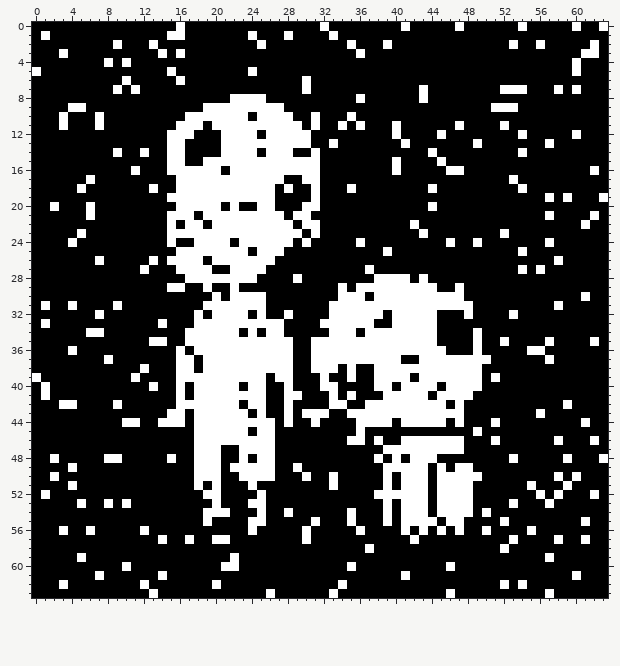
Edited in one commit: pixel-art sprite (resources/images/zoomed_w_noise/kusozu.png). Above, as it was before the edit.
The file is 256x256 pixels, drawn in blocks of 4x4; one block is one cell here.
The result:
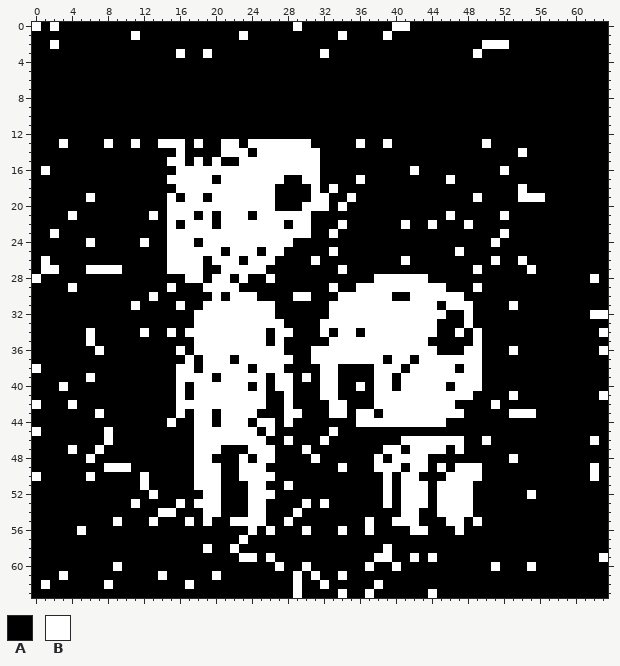
Palette (. is transparent): A #000000  B #ffffff
From old to new:
y 0: x 0 A -> B; x 2 A -> B; x 16 B -> A; x 29 A -> B; x 32 B -> A; x 40 A -> B; x 47 B -> A; x 54 B -> A; x 60 B -> A; x 63 B -> A
y 1: x 1 B -> A; x 11 A -> B; x 15..16 BB -> AA; x 23..24 AB -> BA; x 28 B -> A; x 33..34 BA -> AB; x 39 A -> B
y 2: x 2 A -> B; x 9 B -> A; x 13 B -> A; x 25 B -> A; x 35 B -> A; x 39 B -> A; x 50..53 AAAB -> BBBA; x 56 B -> A; x 62 B -> A
y 3: x 3 B -> A; x 14 B -> A; x 19 A -> B; x 32 A -> B; x 36 B -> A; x 49 A -> B; x 61..62 BB -> AA
y 4: x 8 B -> A; x 10 B -> A; x 60 B -> A
y 5: x 0 B -> A; x 15 B -> A; x 24 B -> A; x 60 B -> A
y 6: x 10 B -> A; x 16 B -> A; x 30 B -> A
y 7: x 9 B -> A; x 11 B -> A; x 30 B -> A; x 43 B -> A; x 52..54 BBB -> AAA; x 58 B -> A; x 60 B -> A
y 8: x 22..25 BBBB -> AAAA; x 36 B -> A; x 43 B -> A
y 9: x 4..5 BB -> AA; x 19..27 BBBBBBBBB -> AAAAAAAAA; x 51..53 BBB -> AAA
y 10: x 3 B -> A; x 7 B -> A; x 17..23 BBBBBBB -> AAAAAAA; x 25..28 BBBB -> AAAA; x 31 B -> A; x 35 B -> A
y 11: x 3 B -> A; x 7 B -> A; x 16..18 BBB -> AAA; x 20..29 BBBBBBBBBB -> AAAAAAAAAA; x 31 B -> A; x 34 B -> A; x 36 B -> A; x 40 B -> A; x 47 B -> A; x 52 B -> A
y 12: x 15..17 BBB -> AAA; x 21..24 BBBB -> AAAA; x 26..30 BBBBB -> AAAAA; x 40 B -> A; x 45 B -> A; x 54 B -> A; x 60 B -> A
y 13: x 3 A -> B; x 8 A -> B; x 11 A -> B; x 14 A -> B; x 18 A -> B; x 23 B -> A; x 33 B -> A; x 36 A -> B; x 39 A -> B; x 41 B -> A; x 49..50 BA -> AB; x 57 B -> A
y 14: x 9 B -> A; x 12 B -> A; x 15 B -> A; x 24..25 BA -> AB; x 29..30 AA -> BB; x 44 B -> A
y 15: x 18..19 AB -> BA; x 21..22 BB -> AA; x 40 B -> A; x 45 B -> A
y 16: x 1 A -> B; x 11 B -> A; x 15 B -> A; x 21 A -> B; x 40 B -> A; x 42 A -> B; x 46..47 BB -> AA; x 52 A -> B; x 62 B -> A
y 17: x 6 B -> A; x 15 A -> B; x 20 B -> A; x 36 A -> B; x 46 A -> B; x 53 B -> A
y 18: x 5 B -> A; x 13 B -> A; x 28 B -> A; x 33 A -> B; x 35 B -> A; x 44 B -> A
y 19: x 6 A -> B; x 16 B -> A; x 19 B -> A; x 32 A -> B; x 35 A -> B; x 49 A -> B; x 54..57 AAAB -> BBBA; x 59 B -> A; x 63 B -> A
y 20: x 2 B -> A; x 6 B -> A; x 15 A -> B; x 21 A -> B; x 23..24 AA -> BB; x 32 A -> B; x 34 A -> B; x 44 B -> A
y 21: x 4 A -> B; x 6 B -> A; x 13 A -> B; x 20 B -> A; x 24 B -> A; x 28 A -> B; x 46 A -> B; x 52 A -> B; x 57 B -> A; x 62 B -> A
y 22: x 19..20 AB -> BA; x 28..29 BA -> AB; x 31 B -> A; x 34 A -> B; x 41..42 AB -> BA; x 44 A -> B; x 48 A -> B; x 61 B -> A
y 23: x 2 A -> B; x 5 B -> A; x 30..31 AB -> BA; x 33 A -> B; x 43 B -> A
y 24: x 4 B -> A; x 6 A -> B; x 12 A -> B; x 16..18 AAB -> BBA; x 22 A -> B; x 30 B -> A; x 36 B -> A; x 46 B -> A; x 49 B -> A; x 51 A -> B; x 57 B -> A
y 25: x 15 A -> B; x 21 B -> A; x 24..25 AB -> BA; x 33 A -> B; x 39 B -> A; x 47 A -> B; x 54 B -> A
y 26: x 1 A -> B; x 7 B -> A; x 13 B -> A; x 23 B -> A; x 31 A -> B; x 41 A -> B; x 51 A -> B; x 54 A -> B; x 58 B -> A
y 27: x 1..2 AA -> BB; x 6..9 AAAA -> BBBB; x 12 B -> A; x 15 A -> B; x 19 B -> A; x 21 A -> B; x 34 A -> B; x 37 B -> A; x 49 A -> B; x 54..56 BAB -> ABA
y 28: x 0 A -> B; x 19 B -> A; x 22 B -> A; x 24 B -> A; x 26 A -> B; x 29 B -> A; x 42 A -> B; x 62 A -> B
y 29: x 4 A -> B; x 16 B -> A; x 20..21 AA -> BB; x 33..34 AB -> BA; x 45 A -> B; x 47 B -> A; x 49 A -> B
y 30: x 13 A -> B; x 25 B -> A; x 29..30 AA -> BB; x 37 A -> B; x 40..41 BB -> AA; x 61 B -> A
y 31: x 1 B -> A; x 4 B -> A; x 9 B -> A; x 11 A -> B; x 16 A -> B; x 26 A -> B; x 45 B -> A; x 53 A -> B; x 58 B -> A
y 32: x 7 B -> A; x 19 A -> B; x 24 A -> B; x 26 A -> B; x 28 B -> A; x 39 A -> B; x 45 A -> B; x 53 B -> A; x 62..63 AA -> BB
y 33: x 1 B -> A; x 14 B -> A; x 38..39 AA -> BB; x 48 A -> B
y 34: x 7 B -> A; x 12 A -> B; x 15 A -> B; x 23 A -> B; x 25..26 AB -> BA; x 28 A -> B; x 32..33 AB -> BA; x 47 A -> B; x 63 A -> B
y 35: x 6 A -> B; x 13..14 BB -> AA; x 17 B -> A; x 26 B -> A; x 28 B -> A; x 31..32 BB -> AA; x 44 B -> A; x 52 B -> A; x 57 B -> A; x 62 B -> A
y 36: x 4 B -> A; x 7 A -> B; x 28 B -> A; x 45 B -> A; x 48 A -> B; x 53 A -> B; x 55..56 BB -> AA; x 63 A -> B
y 37: x 8 B -> A; x 16 B -> A; x 22 B -> A; x 39 B -> A; x 41 A -> B; x 50 B -> A; x 57 B -> A
y 38: x 0 A -> B; x 12 B -> A; x 24 B -> A; x 28 B -> A; x 31 B -> A; x 35 B -> A; x 41 B -> A; x 47 B -> A
y 39: x 0 B -> A; x 6 A -> B; x 11 B -> A; x 20 B -> A; x 30 A -> B; x 33 A -> B; x 35 B -> A; x 40 B -> A; x 42 A -> B; x 51 B -> A
y 40: x 1 B -> A; x 3 A -> B; x 13 B -> A; x 23..24 AB -> BA; x 27 A -> B; x 36 A -> B; x 45..46 AB -> BA
y 41: x 1 B -> A; x 29 B -> A; x 32 A -> B; x 35 B -> A; x 38 A -> B; x 44 A -> B; x 53 A -> B; x 63 A -> B
y 42: x 0 A -> B; x 3 B -> A; x 9 B -> A; x 23 A -> B; x 37 B -> A; x 46..47 AB -> BA; x 51 A -> B; x 59 B -> A
y 43: x 7 A -> B; x 15 B -> A; x 20 B -> A; x 24..25 AB -> BA; x 29..35 ABBBAAB -> BAAABBA; x 38 B -> A; x 53..56 AAAB -> BBBA
y 44: x 10..11 BB -> AA; x 14 B -> A; x 16 B -> A; x 20 B -> A; x 24 B -> A; x 31 B -> A; x 40 A -> B; x 47 B -> A; x 51 B -> A; x 61 B -> A
y 45: x 0 A -> B; x 8 A -> B; x 24..25 AB -> BA; x 33 A -> B; x 36 B -> A; x 49 B -> A
y 46: x 8 A -> B; x 26 B -> A; x 28 A -> B; x 32 A -> B; x 35..36 BB -> AA; x 38 B -> A; x 50..51 AB -> BA; x 58 B -> A
y 47: x 4 A -> B; x 7 A -> B; x 23 B -> A; x 30 A -> B; x 41 B -> A; x 46 B -> A
y 48: x 2 B -> A; x 6 A -> B; x 8..9 BB -> AA; x 15 B -> A; x 20 B -> A; x 31 A -> B; x 41 A -> B; x 44 B -> A; x 59 B -> A; x 63 B -> A
y 49: x 4 B -> A; x 8..10 AAA -> BBB; x 22 B -> A; x 26 B -> A; x 29 B -> A; x 34 A -> B; x 38 A -> B; x 41 B -> A; x 49 A -> B; x 62 A -> B
y 50: x 0 A -> B; x 2 B -> A; x 6 A -> B; x 12 A -> B; x 30 B -> A; x 33 B -> A; x 43 B -> A; x 45 B -> A; x 58 B -> A; x 60 B -> A; x 62 A -> B
y 51: x 4 B -> A; x 12 A -> B; x 19 A -> B; x 25 A -> B; x 28 A -> B; x 33 B -> A; x 55 B -> A; x 59 B -> A
y 52: x 1 B -> A; x 13 A -> B; x 24 A -> B; x 26 A -> B; x 38 B -> A; x 40 B -> A; x 55..56 AB -> BA; x 58 B -> A; x 62 B -> A
y 53: x 5 B -> A; x 8 B -> A; x 10..11 BA -> AB; x 16 A -> B; x 18..19 AA -> BB; x 30 A -> B; x 32 A -> B; x 53 B -> A; x 57 B -> A
y 54: x 14..15 AA -> BB; x 21 B -> A; x 24 A -> B; x 28..29 BA -> AB; x 35 B -> A; x 39 B -> A; x 43 B -> A; x 50 B -> A
y 55: x 9 A -> B; x 13 A -> B; x 17 A -> B; x 22..23 AA -> BB; x 28 A -> B; x 31 B -> A; x 35 B -> A; x 37 A -> B; x 39..40 BA -> AB; x 43..44 BB -> AA; x 49 A -> B; x 52 B -> A; x 61 B -> A
y 56: x 3 B -> A; x 5..6 AB -> BA; x 12 B -> A; x 26 A -> B; x 34 A -> B; x 36..37 BA -> AB; x 41..42 BA -> AB; x 45 B -> A; x 50 B -> A; x 55 B -> A
y 57: x 14 B -> A; x 17 B -> A; x 20..21 BB -> AA; x 23 A -> B; x 30 B -> A; x 42 B -> A; x 53 B -> A; x 58 B -> A; x 61 B -> A
y 58: x 19 A -> B; x 22 A -> B; x 37 B -> A; x 39 A -> B; x 52 B -> A
y 59: x 5 B -> A; x 22..24 BAA -> ABB; x 26 A -> B; x 38..39 AA -> BB; x 42 A -> B; x 44 A -> B; x 57 B -> A; x 63 A -> B
y 60: x 9..10 AB -> BA; x 21..22 BB -> AA; x 27 A -> B; x 30 A -> B; x 35 B -> A; x 37 A -> B; x 40 A -> B; x 46 B -> A; x 51 A -> B; x 55 A -> B
y 61: x 3 A -> B; x 7 B -> A; x 20 A -> B; x 29 A -> B; x 31 A -> B; x 34 A -> B; x 41 B -> A; x 60 B -> A
y 62: x 1 A -> B; x 3 B -> A; x 8 A -> B; x 12 B -> A; x 17 A -> B; x 20 B -> A; x 29 A -> B; x 32 A -> B; x 34 B -> A; x 38 A -> B; x 52 B -> A; x 54 B -> A
y 63: x 13 B -> A; x 26 B -> A; x 29 A -> B; x 33..34 BA -> AB; x 37 A -> B; x 44 A -> B; x 46 B -> A; x 57 B -> A
Where, in picture pixels (left, top, right, bottom), the same in both pictures:
changed: (32, 22, 608, 598)
